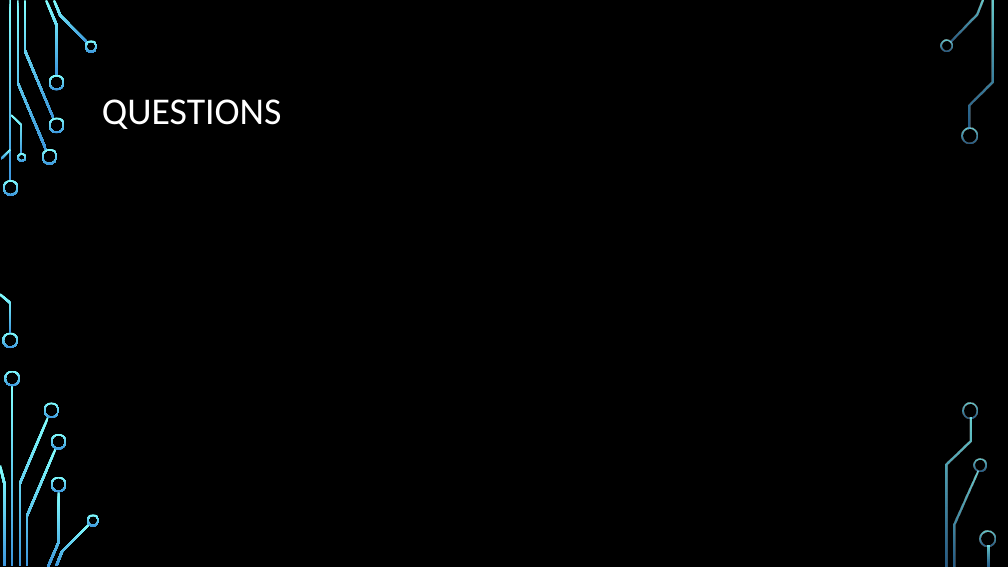
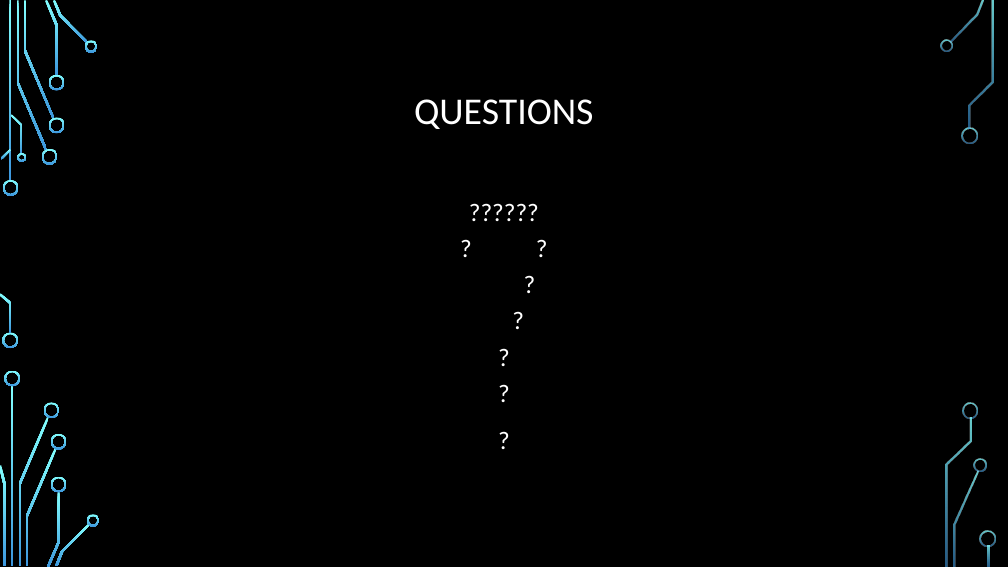
Before and after one commit to dontaylor6000/Group27_Tracker, a slide deck: slide 29 of Documentation/PDR.pptx (slide 24 before the commit). Drawn at 1008x567 pixels with LibreOffice and Linux fonts; fonts in the diff are those of the drawing; background and template pictures are left out. Boxes give left, top, right and bottom in pixels: in the first picture for what was removed or moved away, otherwise in the second. Text is boxed around its words. In the diff, an @@ line names an element or a change of style, - is before the commit and + after.

```diff
--- a/Documentation/PDR.pptx
+++ b/Documentation/PDR.pptx
@@ title "QUESTIONS" at [414, 99, 593, 129]: alignment left to centre @@
@@ text added at [95, 186, 913, 479], 24 pt, text #FFFFFF @@
+??????
+? ?
+?
+?
+?
+?
+?
```
Also in this commit, not shown: 11 other slides changed, 9 slides added, 4 slides removed.
